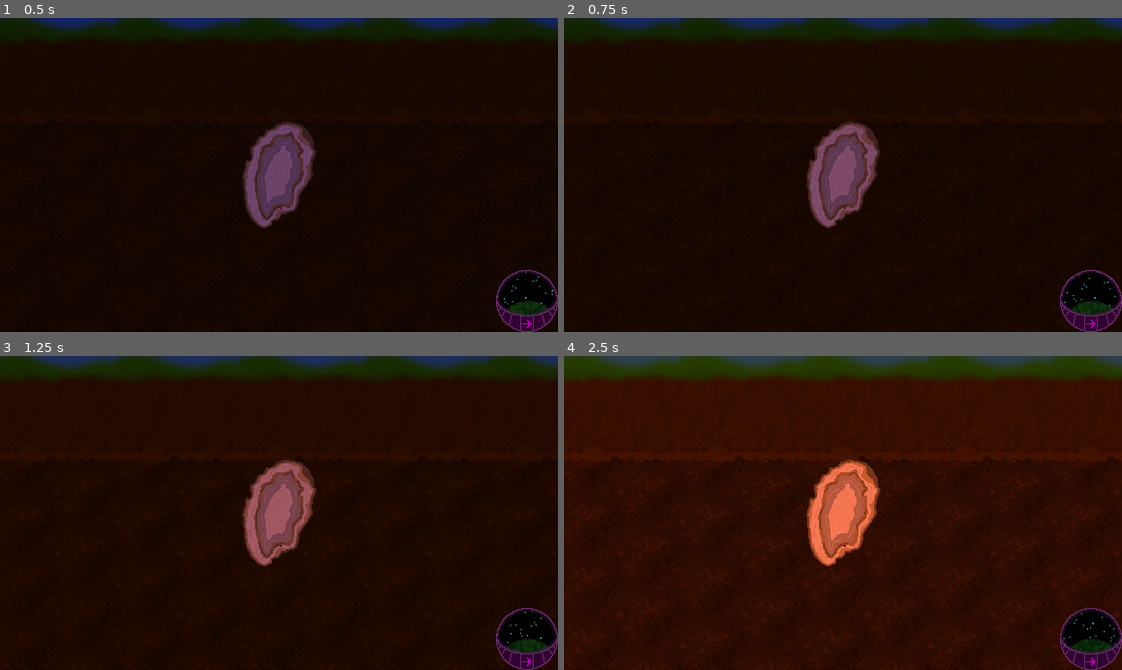
Above: before the commit, frames 1-4 (two rows, left to right).
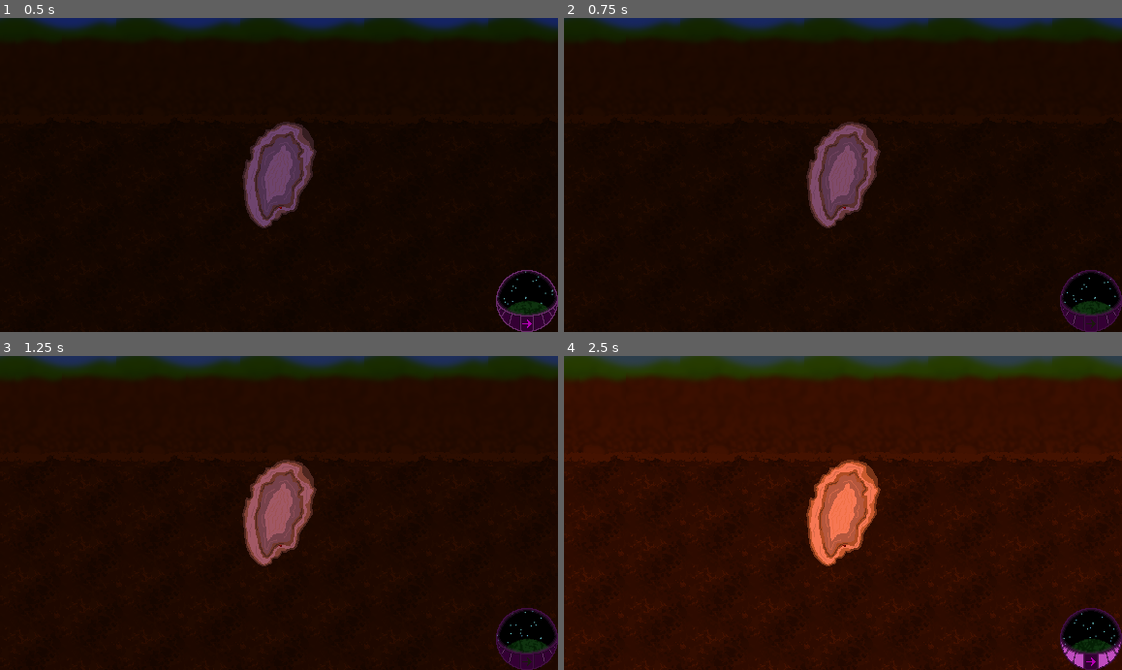
Above: after the commit, the same moments.

Repository: dragonryan06/trellis
Game: Godot game, scene res://test_world.tscn
The game is run twice, just before and just after one commit, with the same random seed, the same clock (stepped at 60 frames per second) and the same inputs.
Inputs (mouse positions are in pixels of both pictures, inside the frame that each line leads up to):
- Up to frame 1 (0.5 s): no input
- Up to frame 2 (0.75 s): click (1088, 300) at 0.5 s
- Up to frame 3 (1.25 s): no input
- Up to frame 4 (2.5 s): click (1088, 638) at 1.25 s; click (1088, 638) at 2 s

Frame 1 is identical in both runs. In frame 2, 0.2% of the frame differs, in the area x 88-100%, y 80-100%; in frame 3, 0.2%; in frame 4, 0.4%.

Commit message:
Replace old next turn button

Diff:
--- a/hud/next_turn_button.gd
+++ b/hud/next_turn_button.gd
@@ -1,4 +1,30 @@
-extends TextureButton
+extends Button
+
+var _pressed_played_once := false
+
+## Please use this method instead of setting .disabled
+func disable(state: bool) -> void:
+	disabled = state
+	$AnimatedSprite2D.play(&"disabled" if state else &"default")
 
 func _process(delta: float) -> void:
 	$SubViewportContainer/SubViewport/Icon.rotation += 0.01
+
+func _on_mouse_entered() -> void:
+	$AnimatedSprite2D.play(&"hover")
+
+func _on_mouse_exited() -> void:
+	if (!_pressed_played_once):
+		await $AnimatedSprite2D.animation_looped
+	$AnimatedSprite2D.play(&"default")
+
+func _on_button_down() -> void:
+	_pressed_played_once = false
+	$AnimatedSprite2D.play(&"pressed")
+	await $AnimatedSprite2D.animation_looped
+	_pressed_played_once = true
+
+func _on_button_up() -> void:
+	if (!_pressed_played_once):
+		await $AnimatedSprite2D.animation_looped
+	$AnimatedSprite2D.play(&"hover")
--- a/hud/next_turn_button.tscn
+++ b/hud/next_turn_button.tscn
@@ -15,20 +15,169 @@
 [sub_resource type="ShaderMaterial" id="ShaderMaterial_ht4nn"]
 shader = ExtResource("2_boec7")
 
-[node name="NextTurnButton" type="TextureButton" unique_id=1448396172]
+[sub_resource type="AtlasTexture" id="AtlasTexture_boec7"]
+atlas = ExtResource("1_by1wf")
+region = Rect2(0, 0, 64, 64)
+
+[sub_resource type="AtlasTexture" id="AtlasTexture_mk07o"]
+atlas = ExtResource("1_by1wf")
+region = Rect2(0, 64, 64, 64)
+
+[sub_resource type="AtlasTexture" id="AtlasTexture_r64sh"]
+atlas = ExtResource("1_by1wf")
+region = Rect2(64, 0, 64, 64)
+
+[sub_resource type="AtlasTexture" id="AtlasTexture_ht4nn"]
+atlas = ExtResource("1_by1wf")
+region = Rect2(128, 0, 64, 64)
+
+[sub_resource type="AtlasTexture" id="AtlasTexture_l047v"]
+atlas = ExtResource("1_by1wf")
+region = Rect2(192, 0, 64, 64)
+
+[sub_resource type="AtlasTexture" id="AtlasTexture_672qp"]
+atlas = ExtResource("1_by1wf")
+region = Rect2(256, 0, 64, 64)
+
+[sub_resource type="AtlasTexture" id="AtlasTexture_cspd8"]
+atlas = ExtResource("1_by1wf")
+region = Rect2(64, 64, 64, 64)
+
+[sub_resource type="AtlasTexture" id="AtlasTexture_wv8qd"]
+atlas = ExtResource("1_by1wf")
+region = Rect2(128, 64, 64, 64)
+
+[sub_resource type="AtlasTexture" id="AtlasTexture_6ykfl"]
+atlas = ExtResource("1_by1wf")
+region = Rect2(192, 64, 64, 64)
+
+[sub_resource type="AtlasTexture" id="AtlasTexture_0g3ig"]
+atlas = ExtResource("1_by1wf")
+region = Rect2(256, 64, 64, 64)
+
+[sub_resource type="AtlasTexture" id="AtlasTexture_m528h"]
+atlas = ExtResource("1_by1wf")
+region = Rect2(64, 128, 64, 64)
+
+[sub_resource type="AtlasTexture" id="AtlasTexture_v4ju7"]
+atlas = ExtResource("1_by1wf")
+region = Rect2(128, 128, 64, 64)
+
+[sub_resource type="AtlasTexture" id="AtlasTexture_1r374"]
+atlas = ExtResource("1_by1wf")
+region = Rect2(192, 128, 64, 64)
+
+[sub_resource type="AtlasTexture" id="AtlasTexture_fogy6"]
+atlas = ExtResource("1_by1wf")
+region = Rect2(256, 128, 64, 64)
+
+[sub_resource type="AtlasTexture" id="AtlasTexture_8xin5"]
+atlas = ExtResource("1_by1wf")
+region = Rect2(0, 128, 64, 64)
+
+[sub_resource type="AtlasTexture" id="AtlasTexture_6qngf"]
+atlas = ExtResource("1_by1wf")
+region = Rect2(0, 192, 64, 64)
+
+[sub_resource type="AtlasTexture" id="AtlasTexture_mwwwp"]
+atlas = ExtResource("1_by1wf")
+region = Rect2(0, 128, 64, 64)
+
+[sub_resource type="AtlasTexture" id="AtlasTexture_yuw21"]
+atlas = ExtResource("1_by1wf")
+region = Rect2(0, 192, 64, 64)
+
+[sub_resource type="SpriteFrames" id="SpriteFrames_r64sh"]
+animations = [{
+"frames": [{
+"duration": 1.0,
+"texture": SubResource("AtlasTexture_boec7")
+}],
+"loop": true,
+"name": &"default",
+"speed": 5.0
+}, {
+"frames": [{
+"duration": 1.0,
+"texture": SubResource("AtlasTexture_mk07o")
+}],
+"loop": true,
+"name": &"disabled",
+"speed": 5.0
+}, {
+"frames": [{
+"duration": 1.0,
+"texture": SubResource("AtlasTexture_r64sh")
+}, {
+"duration": 1.0,
+"texture": SubResource("AtlasTexture_ht4nn")
+}, {
+"duration": 1.0,
+"texture": SubResource("AtlasTexture_l047v")
+}, {
+"duration": 1.0,
+"texture": SubResource("AtlasTexture_672qp")
+}, {
+"duration": 1.0,
+"texture": SubResource("AtlasTexture_cspd8")
+}, {
+"duration": 1.0,
+"texture": SubResource("AtlasTexture_wv8qd")
+}, {
+"duration": 1.0,
+"texture": SubResource("AtlasTexture_6ykfl")
+}, {
+"duration": 1.0,
+"texture": SubResource("AtlasTexture_0g3ig")
+}, {
+"duration": 1.0,
+"texture": SubResource("AtlasTexture_m528h")
+}, {
+"duration": 1.0,
+"texture": SubResource("AtlasTexture_v4ju7")
+}, {
+"duration": 1.0,
+"texture": SubResource("AtlasTexture_1r374")
+}, {
+"duration": 1.0,
+"texture": SubResource("AtlasTexture_fogy6")
+}],
+"loop": true,
+"name": &"hover",
+"speed": 5.0
+}, {
+"frames": [{
+"duration": 1.0,
+"texture": SubResource("AtlasTexture_8xin5")
+}, {
+"duration": 1.0,
+"texture": SubResource("AtlasTexture_6qngf")
+}, {
+"duration": 1.0,
+"texture": SubResource("AtlasTexture_mwwwp")
+}, {
+"duration": 2.0,
+"texture": SubResource("AtlasTexture_yuw21")
+}],
+"loop": true,
+"name": &"pressed",
+"speed": 5.0
+}]
+
+[node name="NextTurnButton" type="Button" unique_id=1005106190]
 anchors_preset = 3
 anchor_left = 1.0
 anchor_top = 1.0
 anchor_right = 1.0
 anchor_bottom = 1.0
-offset_left = -32.0
-offset_top = -32.0
+offset_left = -64.0
+offset_top = -64.0
 grow_horizontal = 0
 grow_vertical = 0
 tooltip_text = "Dawn 1"
 shortcut = SubResource("Shortcut_r64sh")
 shortcut_in_tooltip = false
-texture_normal = ExtResource("1_by1wf")
+flat = true
 script = ExtResource("2_r64sh")
 
 [node name="SubViewportContainer" type="SubViewportContainer" parent="." unique_id=460282746]
@@ -56,3 +205,12 @@
 [node name="Icon" type="Sprite2D" parent="SubViewportContainer/SubViewport" unique_id=1760147962]
 position = Vector2(33, 64)
 texture = ExtResource("4_boec7")
+
+[node name="AnimatedSprite2D" type="AnimatedSprite2D" parent="." unique_id=208264487]
+sprite_frames = SubResource("SpriteFrames_r64sh")
+centered = false
+
+[connection signal="button_down" from="." to="." method="_on_button_down"]
+[connection signal="button_up" from="." to="." method="_on_button_up"]
+[connection signal="mouse_entered" from="." to="." method="_on_mouse_entered"]
+[connection signal="mouse_exited" from="." to="." method="_on_mouse_exited"]
--- a/meta/test_world.gd
+++ b/meta/test_world.gd
@@ -3,8 +3,8 @@
 func _ready() -> void:
 	GameState.hold_state_changed.connect(_on_hold_state_changed)
 
-func _on_next_turn_pressed() -> void:
+func _on_next_turn_button_pressed() -> void:
 	GameState.advance_turn()
 
 func _on_hold_state_changed(state: bool) -> void:
-	$HUD/NextTurn.disabled = state
+	$HUD/NextTurnButton.disable(state)
--- a/test_world.tscn
+++ b/test_world.tscn
@@ -212,13 +212,6 @@
 &"noon": SubResource("Animation_07jwy")
 }
 
-[sub_resource type="InputEventKey" id="InputEventKey_5457m"]
-device = -1
-keycode = 4194309
-
-[sub_resource type="Shortcut" id="Shortcut_ivea3"]
-events = [SubResource("InputEventKey_5457m")]
-
 [node name="TestWorld" type="Node2D" unique_id=1425755023]
 script = ExtResource("1_1lwx6")
 
@@ -305,24 +298,6 @@
 
 [node name="HUD" type="CanvasLayer" parent="." unique_id=830647743]
 
-[node name="NextTurn" type="Button" parent="HUD" unique_id=563725011]
-visible = false
-anchors_preset = 3
-anchor_left = 1.0
-anchor_top = 1.0
-anchor_right = 1.0
-anchor_bottom = 1.0
-offset_left = -38.0
-offset_top = -13.0
-grow_horizontal = 0
-grow_vertical = 0
-theme_override_colors/font_color = Color(0.7, 0, 0.7, 1)
-theme_override_colors/font_pressed_color = Color(0.2, 0, 0.2, 1)
-theme_override_colors/font_hover_color = Color(0.69803923, 0, 0.69803923, 1)
-theme_override_font_sizes/font_size = 10
-shortcut = SubResource("Shortcut_ivea3")
-text = "Next"
-
 [node name="NextTurnButton" parent="HUD" unique_id=1448396172 instance=ExtResource("12_ivea3")]
 
-[connection signal="pressed" from="HUD/NextTurn" to="." method="_on_next_turn_pressed"]
+[connection signal="pressed" from="HUD/NextTurnButton" to="." method="_on_next_turn_button_pressed"]
Binary file changed: hud/turn_indicator.png
